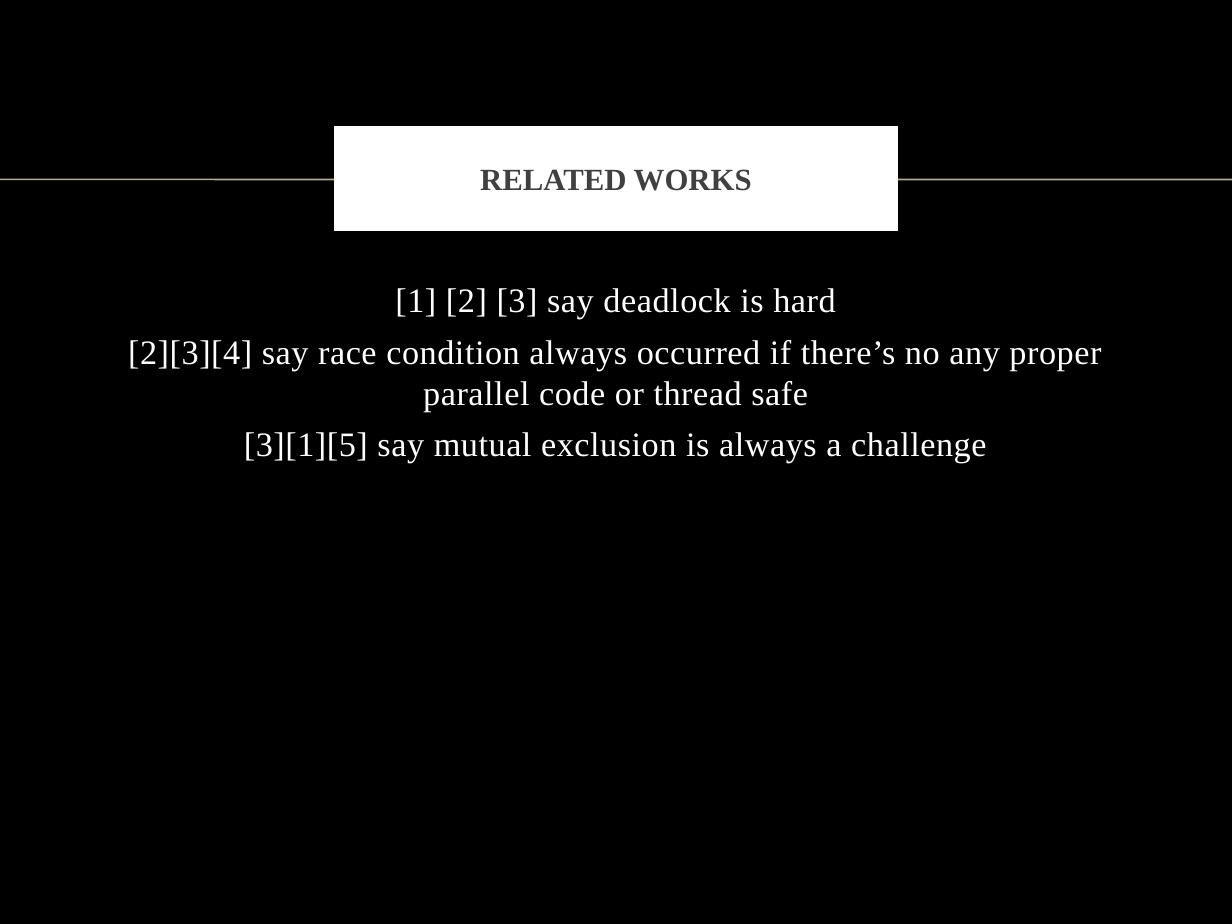
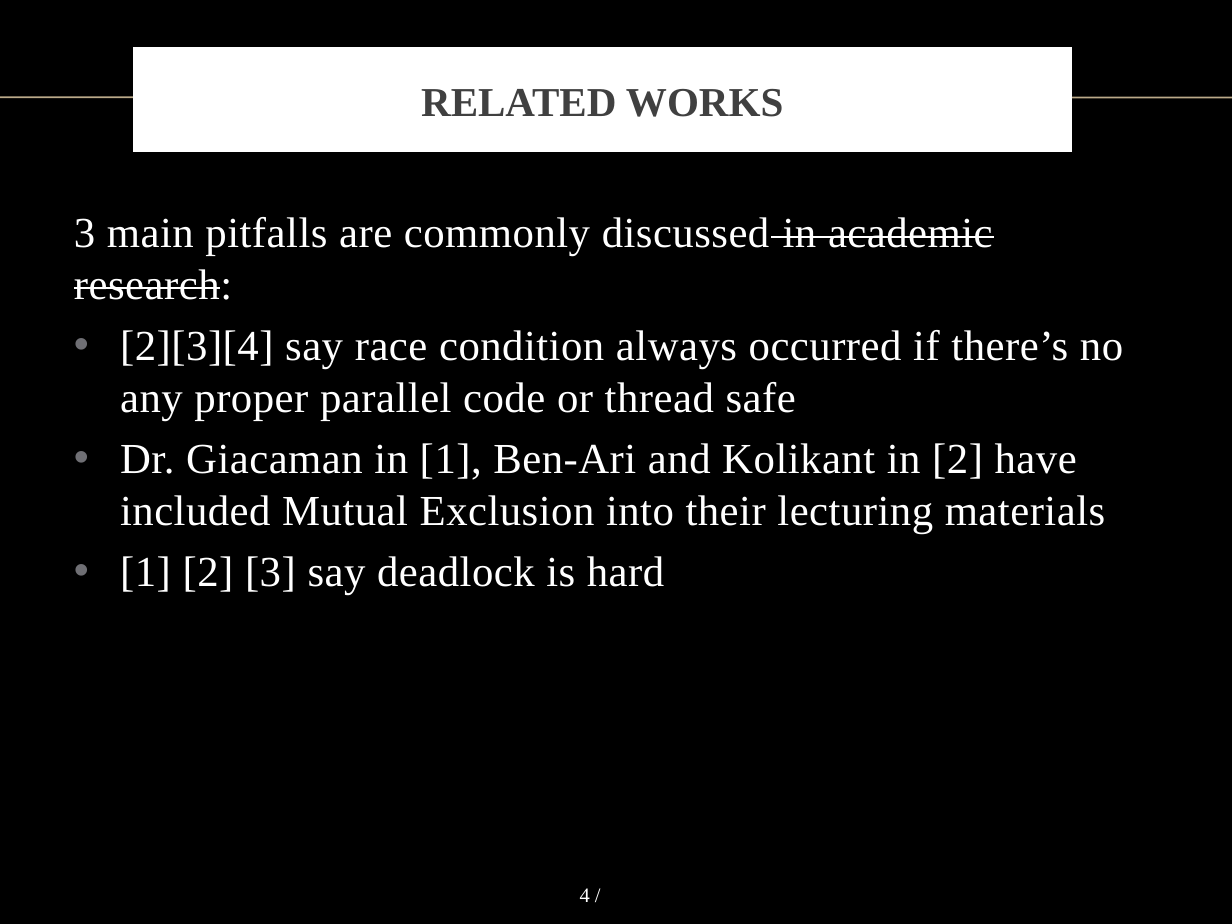
Before and after one commit to vong-srey/Paravantage, a slide deck: slide 4 of Presentation.pptx. Drawn at 1232x924 pixels with LibreOffice and Linux fonts; fonts in the diff are those of the drawing; background and template pictures are left out. Boxes give left, top, right and bottom in pixels: in the first picture for what was removed or moved away, otherwise in the second. Text is boxed around its words. In the diff, an @@ line names an element or a change of style, - is before the commit and + after.

Commit message:
Added my slides

```diff
--- a/Presentation.pptx
+++ b/Presentation.pptx
@@ title "RELATED WORKS" resized from (x1=339, y1=132, x2=893, y2=227) to (x1=138, y1=53, x2=1067, y2=148) @@
@@ title "RELATED WORKS" at (x1=138, y1=53, x2=1067, y2=148): size 18 to 24 pt @@
@@ line moved from (0, 180) - (1232, 180) to (0, 97) - (1232, 97) @@
@@ text "3 main pitfalls are commonly ..." moved from (x1=128, y1=288, x2=1101, y2=463) to (x1=74, y1=217, x2=1123, y2=595) @@
@@ text at (x1=74, y1=217, x2=1123, y2=533): paragraphs added @@
+3 main pitfalls are commonly discussed in academic research:
+• [2][3][4] say race condition always occurred if there’s no any proper parallel code or thread safe
+• Dr. Giacaman in [1], Ben-Ari and Kolikant in [2] have included Mutual Exclusion into their lecturing materials
@@ text at (x1=128, y1=340, x2=1101, y2=463): paragraphs removed @@
-[2][3][4] say race condition always occurred if there’s no any proper parallel code or thread safe
-[3][1][5] say mutual exclusion is always a challenge
@@ text at (x1=120, y1=556, x2=664, y2=595): size 20 to 25 pt in "[1] [2] [3] say deadlock is hard"; alignment centre to left; bullet none to • @@
@@ page number added at (x1=580, y1=888, x2=590, y2=902), 12 pt, text #FFFFFF @@
+4 /
```
Also in this commit, not shown: 14 other slides changed, 5 slides added, 4 slides removed.
